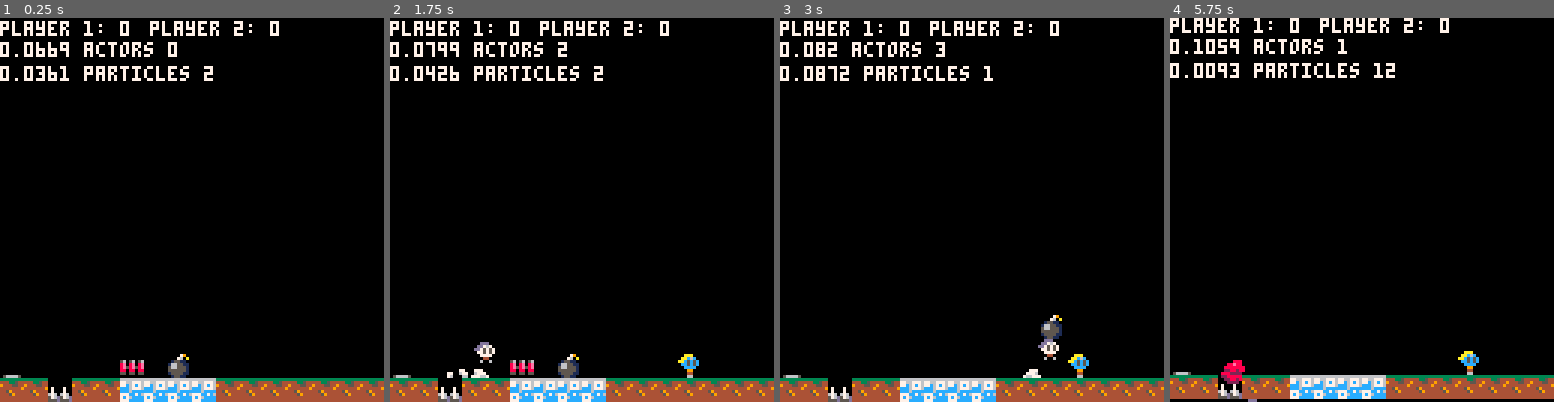
Above: before the commit, frames 1-4 (left to right).
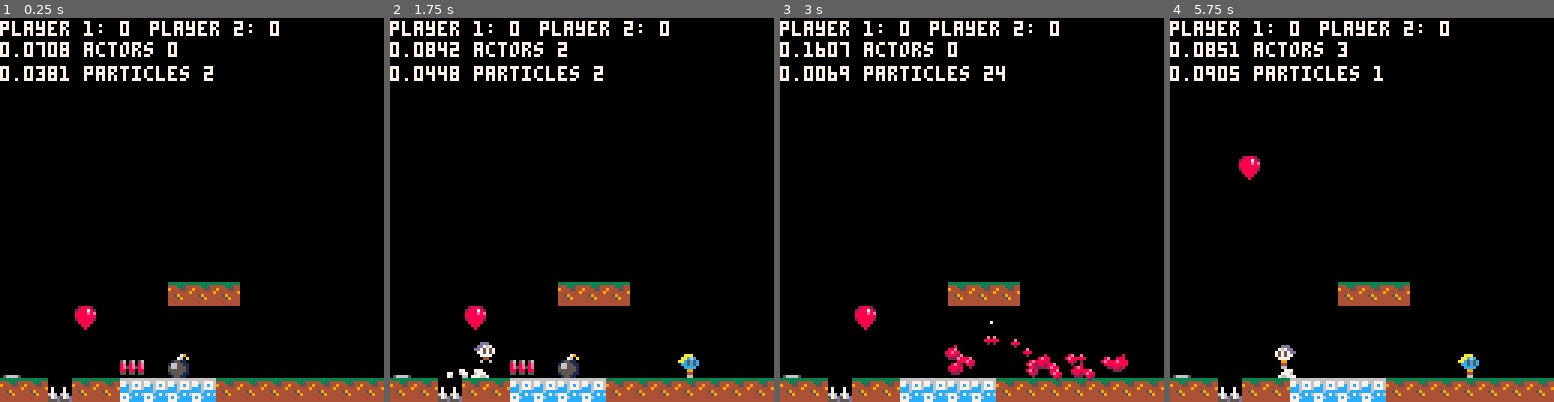
Above: after the commit, the same moments.

Repository: wesen/carts
Game: PICO-8 cartridge games/bump/bump.p8
Two runs of this game, one before a commit and one after it. Both use one fixed random seed, a clock stepped at 60 frames per second and the inputs below.
Inputs:
- Up to frame 1 (0.25 s): no input
- Up to frame 2 (1.75 s): tap X (X key) at 0.33, 1.07 s; tap O (Z key) at 0.7, 1.7 s; hold Right from 1.6 s (still down)
- Up to frame 3 (3 s): tap X (X key) at 1.85, 2.97 s; release Right at 2.1 s; tap O (Z key) at 2.1, 2.5, 2.9 s; hold Up 2.15-2.42 s; hold Right from 2.47 s (still down)
- Up to frame 4 (5.75 s): release Right at 3.03 s; hold Left 3.08-3.58 s; tap O (Z key) every 0.4 s from 3.3 to 5.7 s; hold Down 3.63-3.97 s; hold Right 4.02-4.68 s; tap X (X key) at 4.08, 5.2 s; hold Up 4.73-5.03 s; hold Left 5.08-5.68 s; hold Down from 5.73 s (still down)

The runs differ from the first frame. In frame 1, 1.5% of the frame differs, in the area x 9-63%, y 6-82%; in frame 2, 1.6%; in frame 3, 4.0%; in frame 4, 8.5%, in the area x 0-100%, y 0-100%.

Commit message:
Add bomb and balloon power ups

Diff:
--- /dev/null
+++ b/games/bump/balloon.lua
@@ -0,0 +1,45 @@
+spr_balloon=24
+cls_balloon_pwrup=subclass(cls_pwrup,function(self,pos)
+ cls_pwrup._ctr(self,pos)
+end)
+tiles[spr_balloon]=cls_balloon_pwrup
+
+function cls_balloon_pwrup:on_powerup_start(player)
+ local balloon=cls_balloon.init(player)
+end
+
+cls_balloon=subclass(cls_actor,function(self,player)
+ cls_actor._ctr(self,v2(player.x,player.y))
+ self.is_released=false
+ self.is_solid=false
+ self.player=player
+ self.t=0
+end)
+
+function cls_balloon:update()
+ self.t+=dt
+
+ local solid=solid_at(self)
+ local is_actor,actor=self:is_actor_at(0,0)
+
+ if solid or (is_actor and actor!=self.player) then
+  self.player:clear_power_up()
+  del(actors,self)
+ elseif not self.is_released then
+  if (self.player.is_dead) del(actors,self)
+  self.x=self.player.x+sin(self.t)*3
+  self.player.y=self.y+12
+  if btnp(btn_action,self.player.input_port) then
+   self.is_released=true
+  end
+ end
+
+ self.y-=.5
+end
+
+function cls_balloon:draw()
+ spr(spr_balloon,self.x,self.y)
+ if not self.is_released then
+  line(self.player.x+4,self.player.y,self.x+4,self.y+7,7)
+ end
+end
--- /dev/null
+++ b/games/bump/bomb.lua
@@ -0,0 +1,46 @@
+spr_bomb=23
+cls_bomb_pwrup=subclass(cls_pwrup,function(self,pos)
+ cls_pwrup._ctr(self,pos)
+end)
+tiles[spr_bomb]=cls_bomb_pwrup
+
+function cls_bomb_pwrup:on_powerup_start(player)
+ local bomb=cls_bomb.init(player)
+end
+
+cls_bomb=subclass(cls_actor,function(self,player)
+ cls_actor._ctr(self,v2(player.x,player.y))
+ self.is_thrown=false
+ self.is_solid=false
+ self.player=player
+end)
+
+function cls_bomb:update()
+ local solid=solid_at(self)
+ local is_actor,actor=self:is_actor_at(0,0)
+ if solid or (is_actor and actor!=self.player) then
+  printh("bomb blast")
+  make_blast(self.x,self.y)
+  del(actors,self)
+ elseif self.is_thrown then
+  local gravity=0.12
+  local maxfall=2
+  self.x+=self.spd_x
+  self.spd_y=appr(self.spd_y,maxfall,gravity)
+  self.y+=self.spd_y
+ elseif self.player.is_dead then
+  del(actors,self)
+ else
+  self.x=self.player.x
+  self.y=self.player.y-8
+  if btnp(btn_action,self.player.input_port) then
+   self.is_thrown=true
+   self.spd_x=(self.player.flip.x and -1 or 1) + self.player.spd_x
+   self.spd_y=-1
+  end
+ end
+end
+
+function cls_bomb:draw()
+ spr(spr_bomb,self.x,self.y)
+end
--- a/games/bump/bump.lua
+++ b/games/bump/bump.lua
@@ -28,6 +28,8 @@
 --#include teleporter
 --#include power-ups
 --#include mine
+--#include bomb
+--#include balloon
 
 -- x split into actors / particles / interactables
 -- x gravity
@@ -78,6 +80,7 @@
 -- x gravity tweak
 -- x suicide bomber
 -- x invisibility
+-- x bomb
 
 -- fades
 -- better kill animations
@@ -94,7 +97,6 @@
 -- refactor powerups to have a decent api
 -- visualize power ups
 -- different sprites for different players
--- bomb
 -- balloon pulling upwards
 -- double jump
 -- dash
--- a/games/bump/bump.p8
+++ b/games/bump/bump.p8
@@ -852,10 +852,7 @@
  if self.power_up_countdown!=nil then
   self.power_up_countdown-=dt
   if self.power_up_countdown<0 then
-   self.power_up:on_powerup_stop(self)
-   self.power_up=nil
-   self.power_up_type=nil
-   self.power_up_countdown=nil
+   self:clear_power_up()
   end
  end
 
@@ -1054,6 +1051,15 @@
 -- if ((self.on_ground or #self.ghosts>6)) popend(self.ghosts)
 end
 
+function cls_player:clear_power_up()
+ if self.power_up!=nil then
+  self.power_up:on_powerup_stop(self)
+  self.power_up=nil
+  self.power_up_type=nil
+  self.power_up_countdown=nil
+ end
+end
+
 function cls_player:draw()
  if self.is_bullet_time then
   rectfill(self.x,self.y,self.x+8,self.y+8,10)
@@ -1233,10 +1239,7 @@
 
 function cls_pwrup:on_player_collision(player)
  if player.power_up!=nil then
-  player.power_up:on_powerup_stop(player)
-  player.power_up=nil
-  player.power_up_type=nil
-  player.power_up_countdown=nil
+  player:clear_power_up()
  end
 
  self:on_powerup_start(player)
@@ -1393,7 +1396,7 @@
   self.y=self.player.y-8
   if btnp(btn_action,self.player.input_port) then
    self.is_thrown=true
-   self.spd_x=(self.player.flip_x and -1 or 1) + self.player.spd_x
+   self.spd_x=(self.player.flip.x and -1 or 1) + self.player.spd_x
    self.spd_y=-1
   end
  end
@@ -1401,6 +1404,52 @@
 
 function cls_bomb:draw()
  spr(spr_bomb,self.x,self.y)
+end
+
+spr_balloon=24
+cls_balloon_pwrup=subclass(cls_pwrup,function(self,pos)
+ cls_pwrup._ctr(self,pos)
+end)
+tiles[spr_balloon]=cls_balloon_pwrup
+
+function cls_balloon_pwrup:on_powerup_start(player)
+ local balloon=cls_balloon.init(player)
+end
+
+cls_balloon=subclass(cls_actor,function(self,player)
+ cls_actor._ctr(self,v2(player.x,player.y))
+ self.is_released=false
+ self.is_solid=false
+ self.player=player
+ self.t=0
+end)
+
+function cls_balloon:update()
+ self.t+=dt
+
+ local solid=solid_at(self)
+ local is_actor,actor=self:is_actor_at(0,0)
+
+ if solid or (is_actor and actor!=self.player) then
+  self.player:clear_power_up()
+  del(actors,self)
+ elseif not self.is_released then
+  if (self.player.is_dead) del(actors,self)
+  self.x=self.player.x+sin(self.t)*3
+  self.player.y=self.y+12
+  if btnp(btn_action,self.player.input_port) then
+   self.is_released=true
+  end
+ end
+
+ self.y-=.5
+end
+
+function cls_balloon:draw()
+ spr(spr_balloon,self.x,self.y)
+ if not self.is_released then
+  line(self.player.x+4,self.player.y,self.x+4,self.y+7,7)
+ end
 end
 
 
@@ -1453,6 +1502,7 @@
 -- x gravity tweak
 -- x suicide bomber
 -- x invisibility
+-- x bomb
 
 -- fades
 -- better kill animations
@@ -1469,7 +1519,6 @@
 -- refactor powerups to have a decent api
 -- visualize power ups
 -- different sprites for different players
--- bomb
 -- balloon pulling upwards
 -- double jump
 -- dash
@@ -1556,14 +1605,14 @@
 00700700000990000077770000044000000999600000000000000000000000000000000000000000000000000000000000000000000000000000000000000000
 00000000000440000004400000600600000446000000000000000000000000000000000000000000000000000000000000000000000000000000000000000000
 00000000000660000006060000000000000000000000000000000000000000000000000000000000000000000000000000000000000000000000000000000000
-000000000ff0ff0000000000f000f000000000000000000000000000000079000000000000000000000000000000000000000000000000000000000000000000
-0990009900f00f0000f00f000fff0000000000000000000000000000000760a00000000000000000000000000000000000000000000000000000000000000000
-0095959000ffff0000ffff000cfc0000000000000000000000000000015511000000000000000000000000000000000000000000000000000000000000000000
-0009990000fcfc00f0fcfc0066e66000000000000000000000000000166551100000000000000000000000000000000000000000000000000000000000000000
-0009e900f0ffffe0f0fffef00f6f00f0000000000000000000000000566555100000000000000000000000000000000000000000000000000000000000000000
-00000009f0099000f0044f000fff00f0000000000000000000000000555555100000000000000000000000000000000000000000000000000000000000000000
-00099909f0ffff00f0fff0000fff00f0000000000000000000000000155551100000000000000000000000000000000000000000000000000000000000000000
-009444900fffff400ff6f60005f5ff00000000000000000000000000015511000000000000000000000000000000000000000000000000000000000000000000
+000000000ff0ff0000000000f000f000000000000000000000000000000079000028882000000000000000000000000000000000000000000000000000000000
+0990009900f00f0000f00f000fff0000000000000000000000000000000760a00288878200000000000000000000000000000000000000000000000000000000
+0095959000ffff0000ffff000cfc00000000000000000000000000000155110008888e8e00000000000000000000000000000000000000000000000000000000
+0009990000fcfc00f0fcfc0066e66000000000000000000000000000166551100888888800000000000000000000000000000000000000000000000000000000
+0009e900f0ffffe0f0fffef00f6f00f0000000000000000000000000566555100288888200000000000000000000000000000000000000000000000000000000
+00000009f0099000f0044f000fff00f0000000000000000000000000555555100088888000000000000000000000000000000000000000000000000000000000
+00099909f0ffff00f0fff0000fff00f0000000000000000000000000155551100008880000000000000000000000000000000000000000000000000000000000
+009444900fffff400ff6f60005f5ff00000000000000000000000000015511000000800000000000000000000000000000000000000000000000000000000000
 00000000004000008000000000000000000000000000000000000000000000000000000000000000000000000000000000000000000000000000000000000000
 000008000880084080000088000008000000000000000000000000000eeeeee00aaaaaa0066666600cccccc0099999900bbbbbb000000000022222200dddddd0
 0008480008400080000000000008e8000008e00000000000000000000eeeeee00aaaaaa0066666600cccccc0099999900bbbbbb056056056022222200dddddd0
@@ -1757,8 +1806,8 @@
 0000004040000000000000000000000000000000404141414100404040000000000000000000000000000000000000000000000000000000000000000000000000000000000000000000000000000000000000000000000000000000000000000000000000000000000000000000000000000000000000000000000000000000
 0000000000004141414040400000000040000000000000000000000000000100000000000000000000000000000000000000000000000000000000000000000000000000000000000000000000000000000000000000000000000000000000000000000000000000000000000000000000000000000000000000000000000000
 0042000000000000000000004100000040404000000000000042000000004040000000000000000000000000000000000000000000000000000000000000000000000000000000000000000000000000000000000000000000000000000000000000000000000000000000000000000000000000000000000000000000000000
-4040000000400001000100004100000000000000000000000140404000000040000000000000000000000000000000000000000000000000000000000000000000000000000000000000000000000000000000000000000000000000000000000000000000000000000000000000000000000000000000000000000000000000
-0000000000400040404000004100404000000000000040404040000000000000000000000000000000000000000000000000000000000000000000000000000000000000000000000000000000000000000000000000000000000000000000000000000000000000000000000000000000000000000000000000000000000000
+4040000000400001000100004100000000000000000000000140404000000040000000000000004040400000000000000000000000000000000000000000000000000000000000000000000000000000000000000000000000000000000000000000000000000000000000000000000000000000000000000000000000000000
+0000000000400040404000004100404000000000000040404040000000000000000000180000000000000000000000000000000000000000000000000000000000000000000000000000000000000000000000000000000000000000000000000000000000000000000000000000000000000000000000000000000000000000
 0000404000400000000000004105000000000000000000000000000000000000000000000000000000000000000000000000000000000000000000000000000000000000000000000000000000000000000000000000000000000000000000000000000000000000000000000000000000000000000000000000000000000000
 000000000040420000000000410005000570014500420000007100000001000042000001002d001700000000010000000000000000000000000000000000000000000000000000000000000000000000000000000000000000000000000000000000000000000000000000000000000000000000000000000000000000000000
 4444444444404044414141444044444041414141414141414140404040404040404044404041414141404040404040404000000000000000000000000000000000000000000000000000000000000000000000000000000000000000000000000000000000000000000000000000000000000000000000000000000000000000
--- a/games/bump/mine.lua
+++ b/games/bump/mine.lua
@@ -44,50 +44,3 @@
 powerup_colors[spr_suicide_bomb]=8
 powerup_countdowns[spr_suicide_bomb]=5
 tiles[spr_suicide_bomb]=cls_suicide_bomb
-
-spr_bomb=23
-cls_bomb_pwrup=subclass(cls_pwrup,function(self,pos)
- cls_pwrup._ctr(self,pos)
-end)
-tiles[spr_bomb]=cls_bomb_pwrup
-
-function cls_bomb_pwrup:on_powerup_start(player)
- local bomb=cls_bomb.init(player)
-end
-
-cls_bomb=subclass(cls_actor,function(self,player)
- cls_actor._ctr(self,v2(player.x,player.y))
- self.is_thrown=false
- self.is_solid=false
- self.player=player
-end)
-
-function cls_bomb:update()
- local solid=solid_at(self)
- local is_actor,actor=self:is_actor_at(0,0)
- if solid or (is_actor and actor!=self.player) then
-  printh("bomb blast")
-  make_blast(self.x,self.y)
-  del(actors,self)
- elseif self.is_thrown then
-  local gravity=0.12
-  local maxfall=2
-  self.x+=self.spd_x
-  self.spd_y=appr(self.spd_y,maxfall,gravity)
-  self.y+=self.spd_y
- elseif self.player.is_dead then
-  del(actors,self)
- else
-  self.x=self.player.x
-  self.y=self.player.y-8
-  if btnp(btn_action,self.player.input_port) then
-   self.is_thrown=true
-   self.spd_x=(self.player.flip_x and -1 or 1) + self.player.spd_x
-   self.spd_y=-1
-  end
- end
-end
-
-function cls_bomb:draw()
- spr(spr_bomb,self.x,self.y)
-end
--- a/games/bump/player.lua
+++ b/games/bump/player.lua
@@ -67,10 +67,7 @@
  if self.power_up_countdown!=nil then
   self.power_up_countdown-=dt
   if self.power_up_countdown<0 then
-   self.power_up:on_powerup_stop(self)
-   self.power_up=nil
-   self.power_up_type=nil
-   self.power_up_countdown=nil
+   self:clear_power_up()
   end
  end
 
@@ -269,6 +266,15 @@
 -- if ((self.on_ground or #self.ghosts>6)) popend(self.ghosts)
 end
 
+function cls_player:clear_power_up()
+ if self.power_up!=nil then
+  self.power_up:on_powerup_stop(self)
+  self.power_up=nil
+  self.power_up_type=nil
+  self.power_up_countdown=nil
+ end
+end
+
 function cls_player:draw()
  if self.is_bullet_time then
   rectfill(self.x,self.y,self.x+8,self.y+8,10)
--- a/games/bump/power-ups.lua
+++ b/games/bump/power-ups.lua
@@ -4,10 +4,7 @@
 
 function cls_pwrup:on_player_collision(player)
  if player.power_up!=nil then
-  player.power_up:on_powerup_stop(player)
-  player.power_up=nil
-  player.power_up_type=nil
-  player.power_up_countdown=nil
+  player:clear_power_up()
  end
 
  self:on_powerup_start(player)
